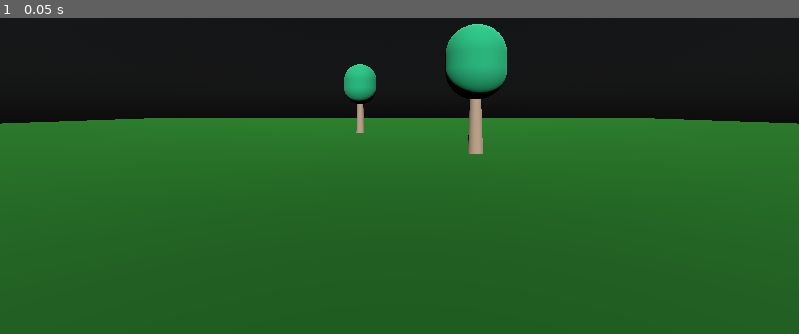
Above: before the commit, frame 1.
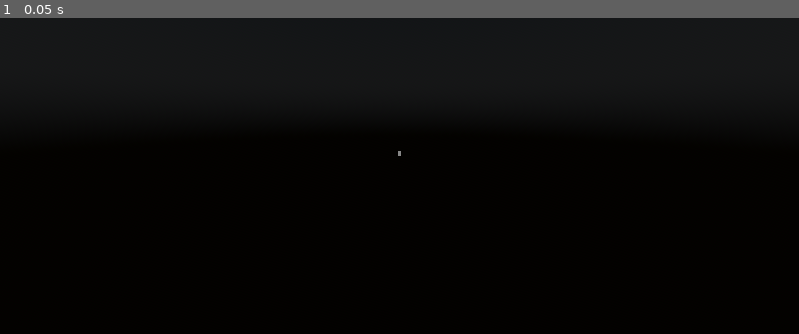
Above: after the commit, the same moment.

Repository: hpi-swa-lab/mp-2023-godot
Game: Godot game, scene res://scenes/shell.tscn
Two runs of this game, one before a commit and one after it. Both use one fixed random seed, a clock stepped at 60 frames per second and the inputs below. Before the commit the project starts from res://scenes/root.tscn.
Inputs:
- Up to frame 1 (0.05 s): no input

The runs differ from the first frame. In frame 1, 70% of the frame differs, in the area x 0-100%, y 1-100%.

Commit message:
Restructure rooms

Diff:
--- a/project.godot
+++ b/project.godot
@@ -11,7 +11,7 @@
 [application]
 
 config/name="VRShell"
-run/main_scene="res://scenes/root.tscn"
+run/main_scene="res://scenes/shell.tscn"
 config/features=PackedStringArray("4.0", "Forward Plus")
 config/icon="res://icon.svg"
 
--- /dev/null
+++ b/scenes/rooms/email_room.tscn
@@ -0,0 +1,7 @@
+[gd_scene load_steps=2 format=3 uid="uid://cbqihr71pkhpw"]
+
+[ext_resource type="PackedScene" uid="uid://cpa41rxcvp3p1" path="res://scenes/room.tscn" id="1_6lqs3"]
+
+[node name="Email Room" instance=ExtResource("1_6lqs3")]
+
+[node name="MeshInstance3D" type="MeshInstance3D" parent="." index="0"]
--- /dev/null
+++ b/scenes/rooms/woods_room.tscn
@@ -0,0 +1,26 @@
+[gd_scene load_steps=5 format=3 uid="uid://dp2hr4ax11y3o"]
+
+[ext_resource type="PackedScene" uid="uid://cpa41rxcvp3p1" path="res://scenes/Room.tscn" id="1_xj847"]
+[ext_resource type="PackedScene" uid="uid://fajiqsv35d4p" path="res://scenes/objects/Tree.tscn" id="2_bdb5u"]
+
+[sub_resource type="PlaneMesh" id="PlaneMesh_1c2y4"]
+size = Vector2(100, 100)
+
+[sub_resource type="StandardMaterial3D" id="StandardMaterial3D_xqvdg"]
+albedo_color = Color(0.0745098, 0.427451, 0.0823529, 1)
+
+[node name="Woods Room" instance=ExtResource("1_xj847")]
+
+[node name="Tree" parent="." index="0" instance=ExtResource("2_bdb5u")]
+transform = Transform3D(1, 0, 0, 0, 1, 0, 0, 0, 1, -8.31065, 0, 0)
+
+[node name="Tree2" parent="." index="1" instance=ExtResource("2_bdb5u")]
+transform = Transform3D(1, 0, 0, 0, 1, 0, 0, 0, 1, 0, 0, 4.06144)
+
+[node name="Tree3" parent="." index="2" instance=ExtResource("2_bdb5u")]
+transform = Transform3D(1, 0, 0, 0, 1, 0, 0, 0, 1, -0.733593, 0, -1.81103)
+
+[node name="Ground" type="MeshInstance3D" parent="." index="3"]
+mesh = SubResource("PlaneMesh_1c2y4")
+skeleton = NodePath("../..")
+surface_material_override/0 = SubResource("StandardMaterial3D_xqvdg")
--- a/scenes/root.tscn
+++ b/scenes/shell.tscn
@@ -1,13 +1,10 @@
-[gd_scene load_steps=8 format=3 uid="uid://db8vbg7l8men1"]
+[gd_scene load_steps=7 format=3 uid="uid://ru33cjifwwbc"]
 
-[ext_resource type="PackedScene" uid="uid://fajiqsv35d4p" path="res://scenes/objects/Tree.tscn" id="1_47r7v"]
-[ext_resource type="Script" path="res://scripts/root.gd" id="1_p6p0w"]
+[ext_resource type="Script" path="res://scripts/root.gd" id="1_ktytr"]
+[ext_resource type="PackedScene" uid="uid://cpa41rxcvp3p1" path="res://scenes/Room.tscn" id="2_keld2"]
 
-[sub_resource type="PlaneMesh" id="PlaneMesh_vxdkr"]
-size = Vector2(100, 100)
-
-[sub_resource type="StandardMaterial3D" id="StandardMaterial3D_vew2b"]
-albedo_color = Color(0.0745098, 0.427451, 0.0823529, 1)
+[sub_resource type="BoxMesh" id="BoxMesh_vwd4b"]
+size = Vector3(0.146, 0.2, 0.094)
 
 [sub_resource type="PhysicalSkyMaterial" id="PhysicalSkyMaterial_0rulv"]
 
@@ -18,18 +15,8 @@
 background_mode = 2
 sky = SubResource("Sky_3nj16")
 
-[node name="Root" type="Node3D"]
-script = ExtResource("1_p6p0w")
-
-[node name="Ground" type="MeshInstance3D" parent="."]
-mesh = SubResource("PlaneMesh_vxdkr")
-surface_material_override/0 = SubResource("StandardMaterial3D_vew2b")
-
-[node name="Tree" parent="." instance=ExtResource("1_47r7v")]
-transform = Transform3D(1, 0, 0, 0, 1, 0, 0, 0, 1, 3.05548, 0, 0)
-
-[node name="Tree2" parent="." instance=ExtResource("1_47r7v")]
-transform = Transform3D(1, 0, 0, 0, 1, 0, 0, 0, 1, -2.93618, 0, -10.2001)
+[node name="Shell" type="Node3D"]
+script = ExtResource("1_ktytr")
 
 [node name="XROrigin3D" type="XROrigin3D" parent="."]
 
@@ -39,11 +26,20 @@
 [node name="Left Hand" type="XRController3D" parent="XROrigin3D"]
 tracker = &"left_hand"
 
+[node name="MeshInstance3D" type="MeshInstance3D" parent="XROrigin3D/Left Hand"]
+mesh = SubResource("BoxMesh_vwd4b")
+
 [node name="Right Hand" type="XRController3D" parent="XROrigin3D"]
 tracker = &"right_hand"
+
+[node name="MeshInstance3D2" type="MeshInstance3D" parent="XROrigin3D/Right Hand"]
+mesh = SubResource("BoxMesh_vwd4b")
+skeleton = NodePath("../../Left Hand")
 
 [node name="WorldEnvironment" type="WorldEnvironment" parent="."]
 environment = SubResource("Environment_fi6uc")
 
 [node name="DirectionalLight3D" type="DirectionalLight3D" parent="."]
 transform = Transform3D(1, 0, 0, 0, 0.797868, 0.602832, 0, -0.602832, 0.797868, 0, 22.4567, -62.4577)
+
+[node name="Email Room" parent="." instance=ExtResource("2_keld2")]
--- a/scripts/root.gd
+++ b/scripts/root.gd
@@ -7,7 +7,17 @@
 	if xr_interface and xr_interface.is_initialized():
 		var vp: Viewport = get_viewport()
 		vp.use_xr = true
+	right_hand.button_pressed.connect(open_room)
 
+
+
+@onready var right_hand : XRController3D = $"XROrigin3D/Right Hand"
+
+func open_room(name):
+	if name == "ax_button":
+		var woods_room_resource: PackedScene = preload("res://scenes/rooms/woods_room.tscn")
+		var new_room = woods_room_resource.instantiate()
+		self.add_child(new_room)
 
 # Called every frame. 'delta' is the elapsed time since the previous frame.
 func _process(delta):
